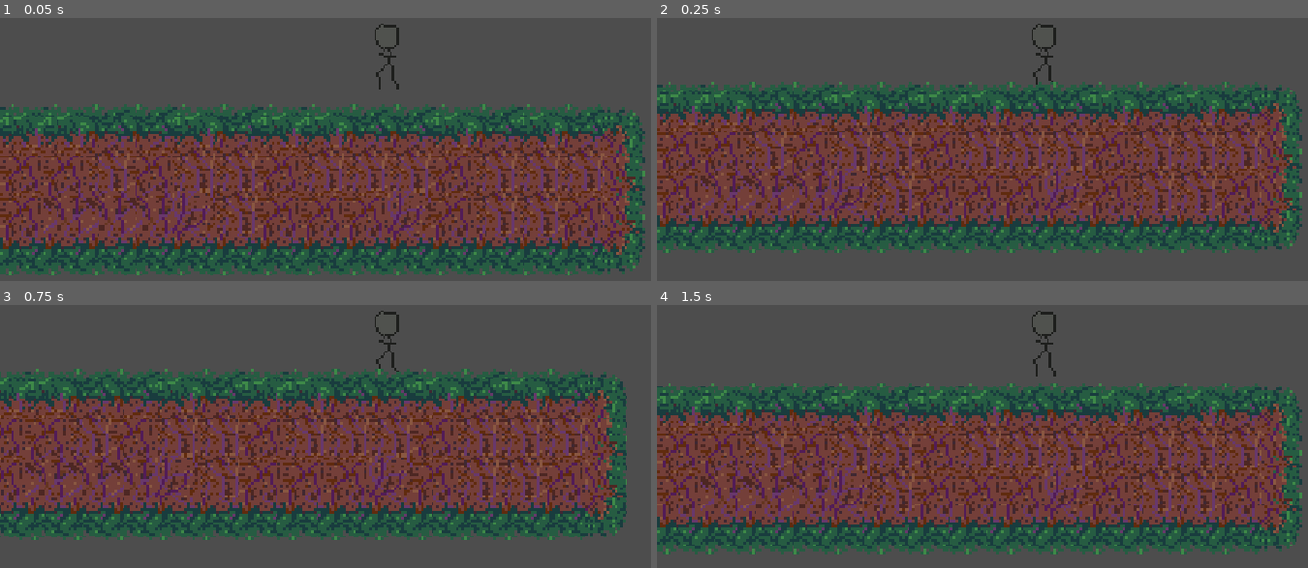
Above: before the commit, frames 1-4 (two rows, left to right).
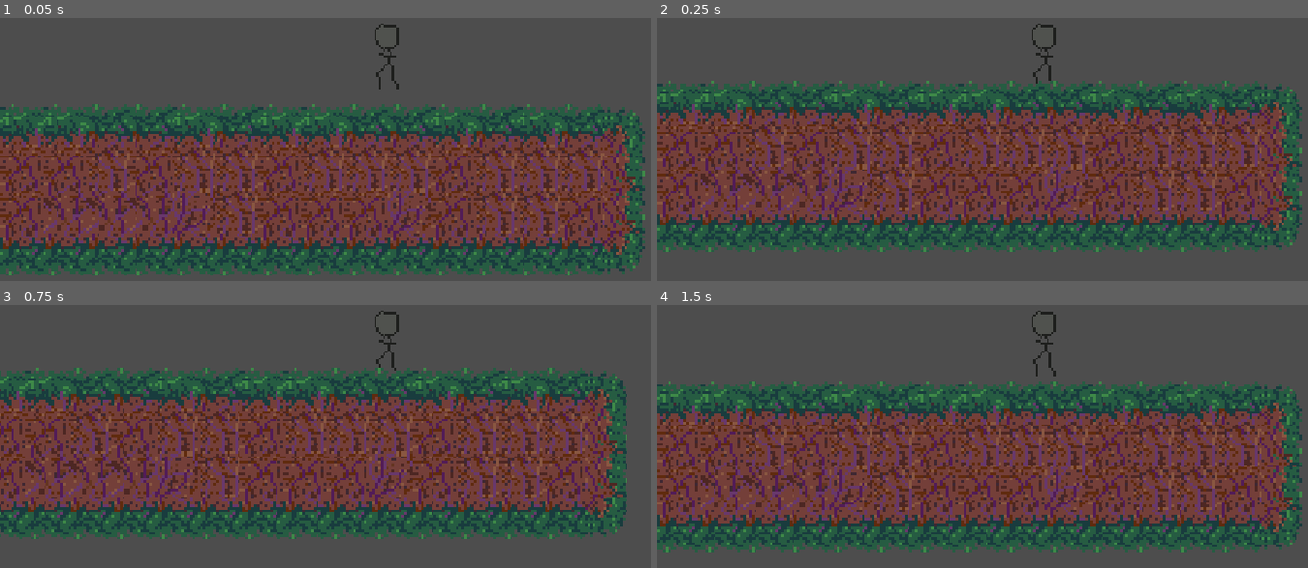
Above: after the commit, the same moments.

Repository: cibaer1/EnchantedJam
Game: Godot game, scene res://world.tscn
Two runs of this game, one before a commit and one after it. Both use one fixed random seed, a clock stepped at 60 frames per second and the inputs below. The engine's default icon, where the game draws it, is replaced by a stand-in: a white triangle on a blue panel in a dark square.
Inputs:
- Up to frame 1 (0.05 s): no input
- Up to frame 2 (0.25 s): no input
- Up to frame 3 (0.75 s): tap Enter at 0.5 s; tap D (MoveE) at 0.6 s
- Up to frame 4 (1.5 s): tap W (Jump) at 0.77 s; tap A (MoveW) at 1.35 s

Frame 1 is identical in both runs. In frame 2, 16% of the frame differs, in the area x 0-100%, y 23-90%; in frame 3, 15%; in frame 4, 17%, in the area x 0-100%, y 29-95%.

Commit message:
can now draw textures on atlas

Diff:
--- a/Scenes/player.tscn
+++ b/Scenes/player.tscn
@@ -4,15 +4,16 @@
 [ext_resource type="Texture2D" uid="uid://lryhcb0ow4bp" path="res://textures/TempPlayer.png" id="2_6t5aa"]
 [ext_resource type="Script" uid="uid://di1srby7kb58g" path="res://Scenes/animal_transform_controller.gd" id="3_6t5aa"]
 
-[sub_resource type="RectangleShape2D" id="RectangleShape2D_l5p0e"]
-size = Vector2(3, 14)
+[sub_resource type="CapsuleShape2D" id="CapsuleShape2D_6t5aa"]
+radius = 3.0
+height = 13.0
 
 [node name="Player" type="CharacterBody2D" unique_id=80646361]
 script = ExtResource("1_onrkg")
 
 [node name="CollisionShape2D" type="CollisionShape2D" parent="." unique_id=630197813]
-position = Vector2(-0.5, 3)
-shape = SubResource("RectangleShape2D_l5p0e")
+position = Vector2(0, 3)
+shape = SubResource("CapsuleShape2D_6t5aa")
 
 [node name="Sprite2D" type="Sprite2D" parent="." unique_id=1114755004]
 position = Vector2(0, -3)
--- a/Scenes/selection_wheel.tscn
+++ b/Scenes/selection_wheel.tscn
@@ -2,11 +2,11 @@
 
 [ext_resource type="Script" uid="uid://44i5n2q18qgx" path="res://scripts/selection_wheel.gd" id="1_w8kca"]
 [ext_resource type="Script" uid="uid://hivca24smql6" path="res://wheel_options.gd" id="2_a61fs"]
-[ext_resource type="Texture2D" uid="uid://bnptyh0vltjhs" path="res://icon.svg" id="3_hux7u"]
+[ext_resource type="Texture2D" uid="uid://lryhcb0ow4bp" path="res://textures/TempPlayer.png" id="3_a61fs"]
 [ext_resource type="Texture2D" uid="uid://bi0was6pjn2uu" path="res://textures/CatUI.png" id="4_ull34"]
 
 [sub_resource type="AtlasTexture" id="AtlasTexture_5eg7p"]
-atlas = ExtResource("3_hux7u")
+atlas = ExtResource("3_a61fs")
 region = Rect2(0, 0, 32, 32)
 script = ExtResource("2_a61fs")
 metadata/_custom_type_script = "uid://hivca24smql6"
--- a/scripts/selection_wheel.gd
+++ b/scripts/selection_wheel.gd
@@ -1,5 +1,7 @@
 @tool
 extends Control
+
+const SPRITE_SIZE = Vector2(32, 32)
 
 @export var options: Array[wheel_options] = []
 @export var bkg_color: Color
@@ -10,6 +12,8 @@
 @export var line_width: int = 4
 
 func _draw():
+	var offset = SPRITE_SIZE / -2
+
 	draw_circle(Vector2.ZERO, outer_radius, bkg_color)
 	draw_arc(Vector2.ZERO, inner_radius, 0, TAU, 256, line_col, line_width, true)
 
@@ -19,5 +23,23 @@
 			var point = Vector2.from_angle(rads)
 			draw_line(point*inner_radius, point*outer_radius, line_col, line_width, true)
 
+	draw_texture_rect_region(
+		options[0].atlas,
+		Rect2(offset, SPRITE_SIZE),
+		options[0].region
+	)
+
+	for i in range(1, len(options)):
+		var start_rads = (TAU * (i - 1)) / (len(options) - 1)
+		var end_rads = (TAU * i) / (len(options) - 1)
+		var mid_rads = (start_rads + end_rads) / 2.0 * -1
+		var radius_mid = (inner_radius + outer_radius) / 2.0
+
+		var draw_pos = radius_mid * Vector2.from_angle(mid_rads) + offset
+		draw_texture_rect_region(
+			options[i].atlas,
+			Rect2(draw_pos, SPRITE_SIZE),
+			options[i].region
+		)
 func _process(delta: float) -> void:
 	queue_redraw()
